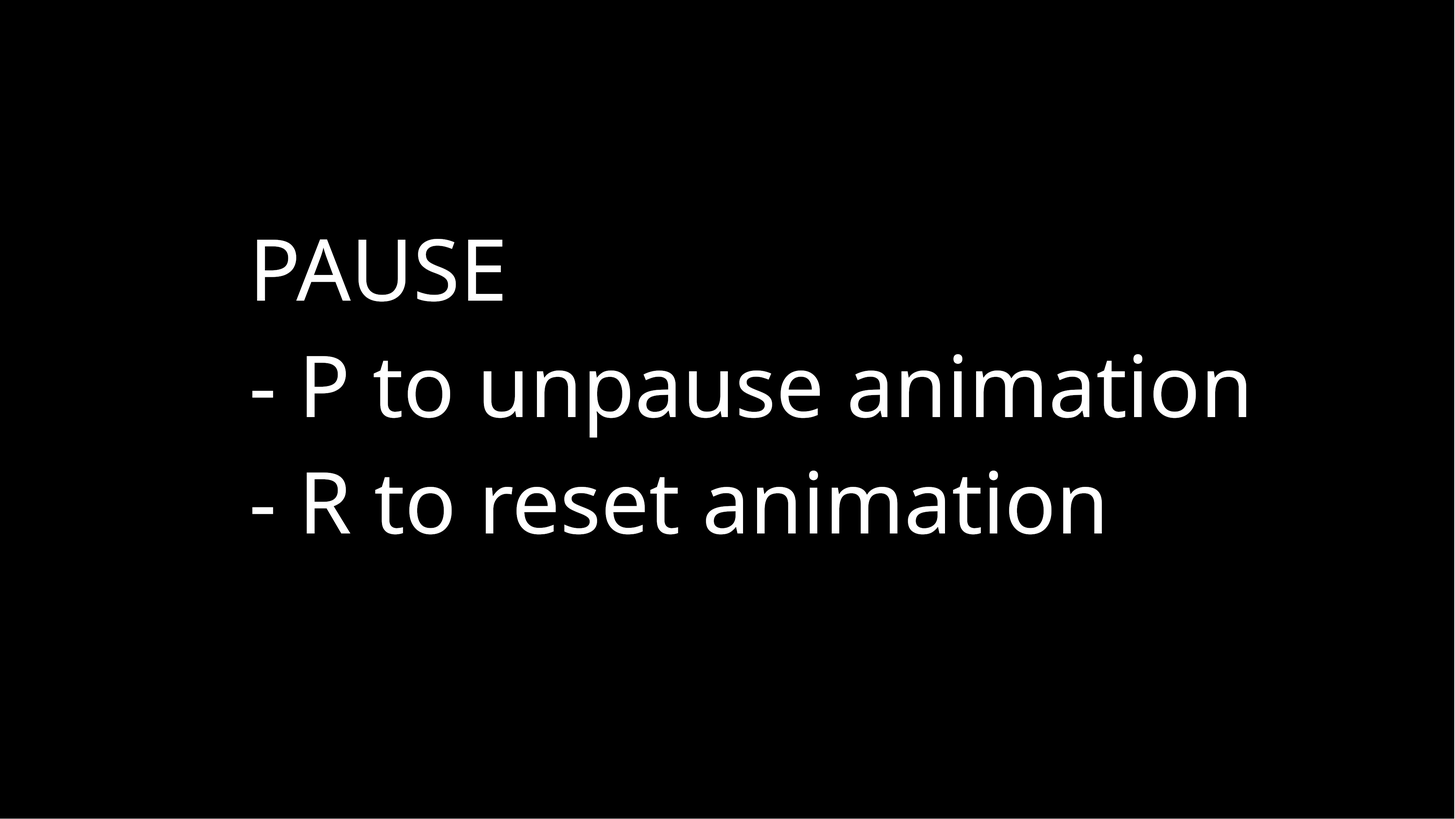
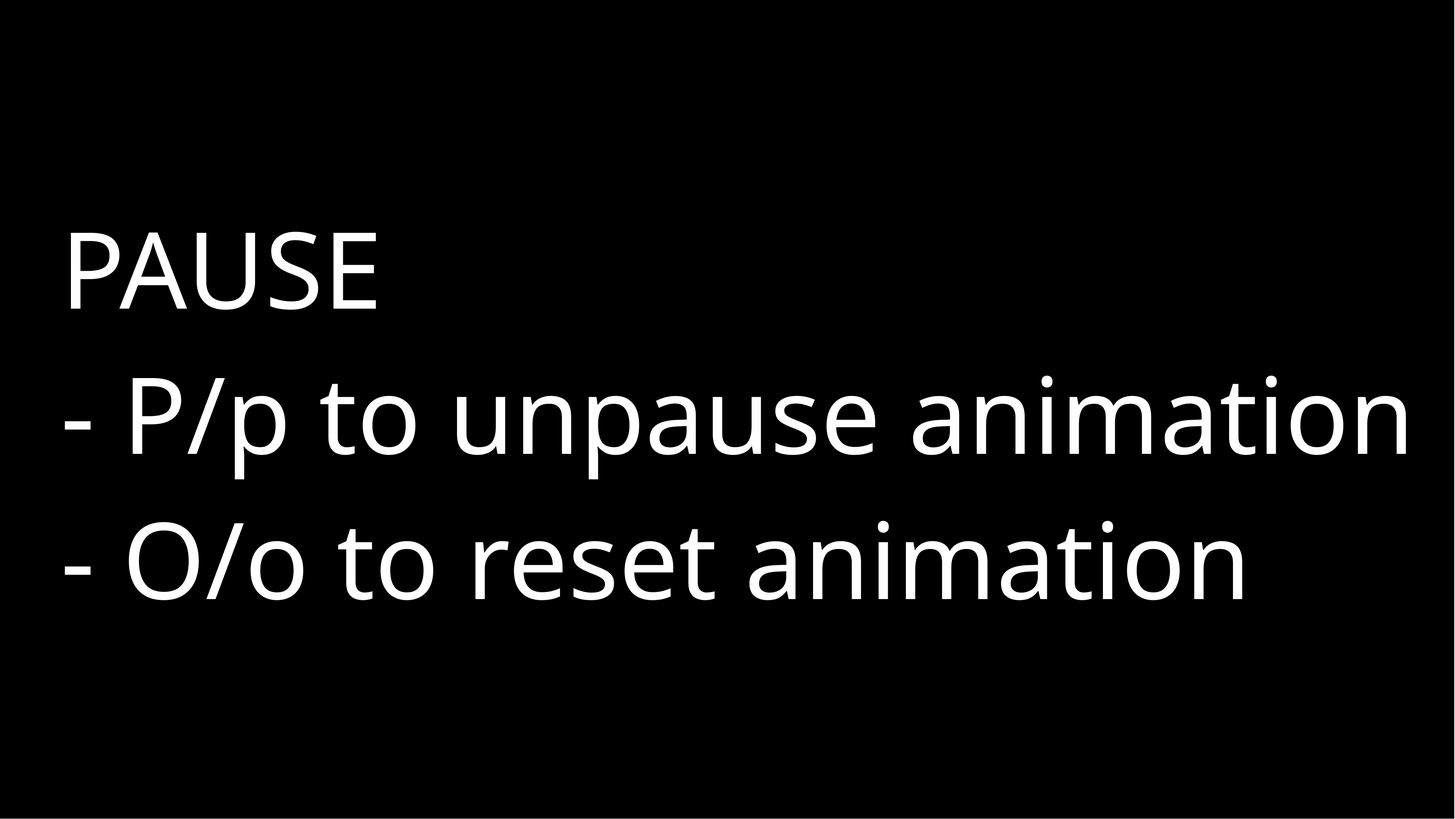
Layers edited between the first and the second 1455 × 819 image:
painted on "PAUSE ..." over [64, 231, 1407, 600]
